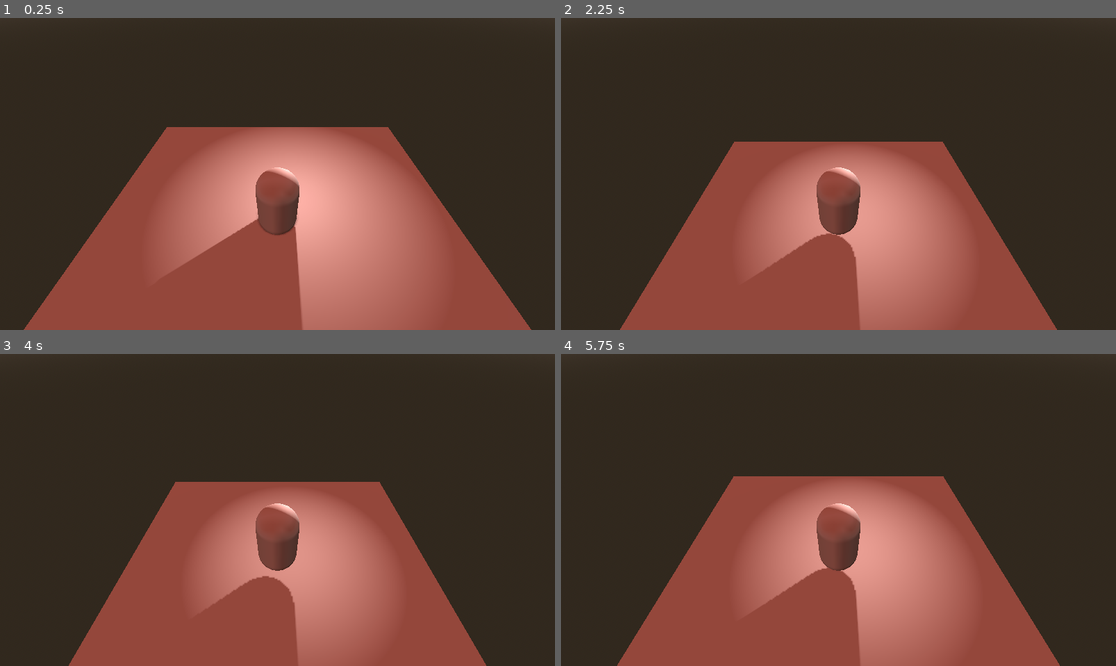
Above: before the commit, frames 1-4 (two rows, left to right).
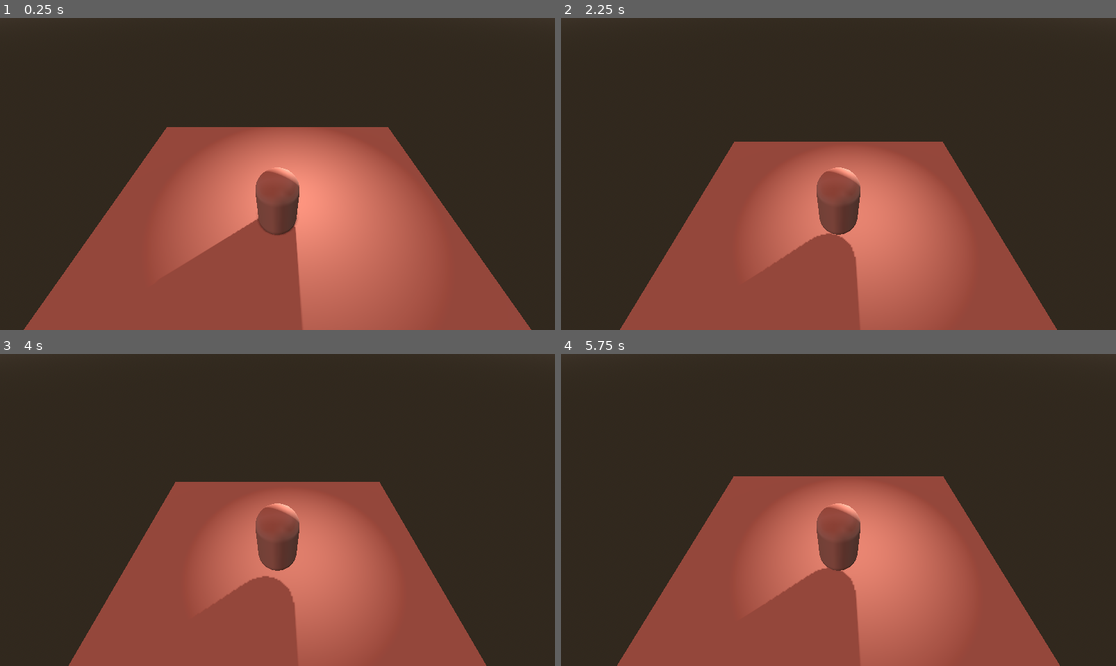
Above: after the commit, the same moments.

Repository: GreenDjango/BrackeysJam2026.1
Game: Godot game, scene res://src/scenes/game.tscn
Same seed, same stepped clock (60 frames per second), same inputs: the game is played once before the commit and once after it.
Inputs:
- Up to frame 1 (0.25 s): no input
- Up to frame 2 (2.25 s): tap Enter at 0.5 s; tap Space at 2 s
- Up to frame 3 (4 s): tap Enter at 3.5 s
- Up to frame 4 (5.75 s): tap Space at 5 s

The runs differ from the first frame. In frame 1, 5.6% of the frame differs, in the area x 39-67%, y 42-84%; in frame 2, 2.8%; in frame 3, 1.9%; in frame 4, 3.0%.

Commit message:
Add life variable

Diff:
--- a/src/scenes/player.tscn
+++ b/src/scenes/player.tscn
@@ -5,6 +5,9 @@
 
 const SPEED = 5.0
 const JUMP_VELOCITY = 4.5
+
+var max_life : int = 5
+var current_life : int = max_life
 
 func _physics_process(delta: float) -> void:
 	# Add the gravity.
@@ -27,6 +30,15 @@
 		velocity.z = move_toward(velocity.z, 0, SPEED)
 
 	move_and_slide()
+
+func _input(event: InputEvent) -> void:
+	if event.is_action_pressed(\"ui_cancel\"):
+		remove_life()
+
+func remove_life() -> void:
+	if current_life > 0:
+		current_life = current_life - 1
+		$OmniLight3D.light_energy = current_life / float(max_life)
 "
 
 [sub_resource type="CapsuleMesh" id="CapsuleMesh_26beo"]
@@ -46,4 +58,5 @@
 
 [node name="OmniLight3D" type="OmniLight3D" parent="." unique_id=225046883]
 transform = Transform3D(1, 0, 0, 0, 1, 0, 0, 0, 1, 0.5, 2, -1)
+light_color = Color(0.9999997, 0.7524437, 0.66248655, 1)
 shadow_enabled = true
